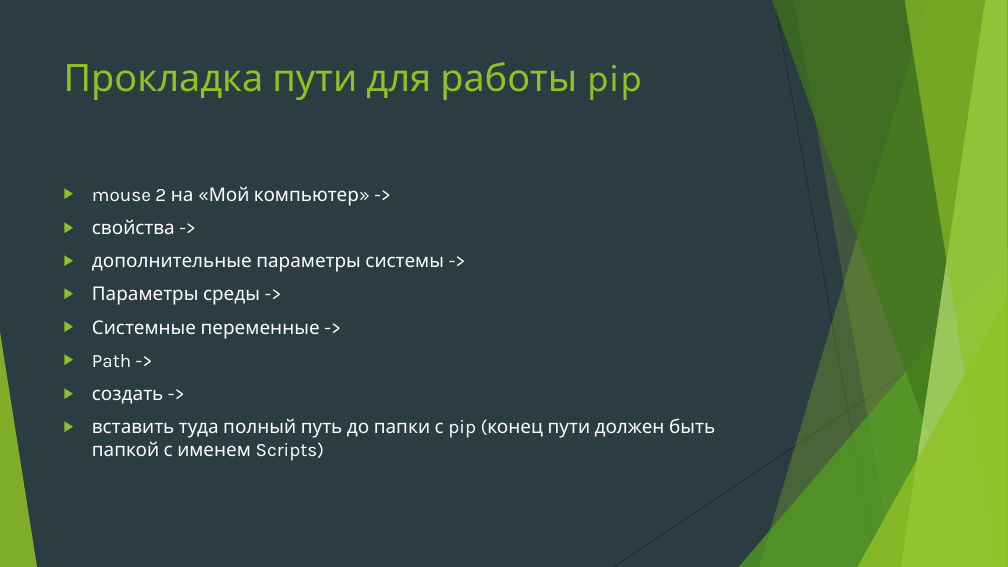
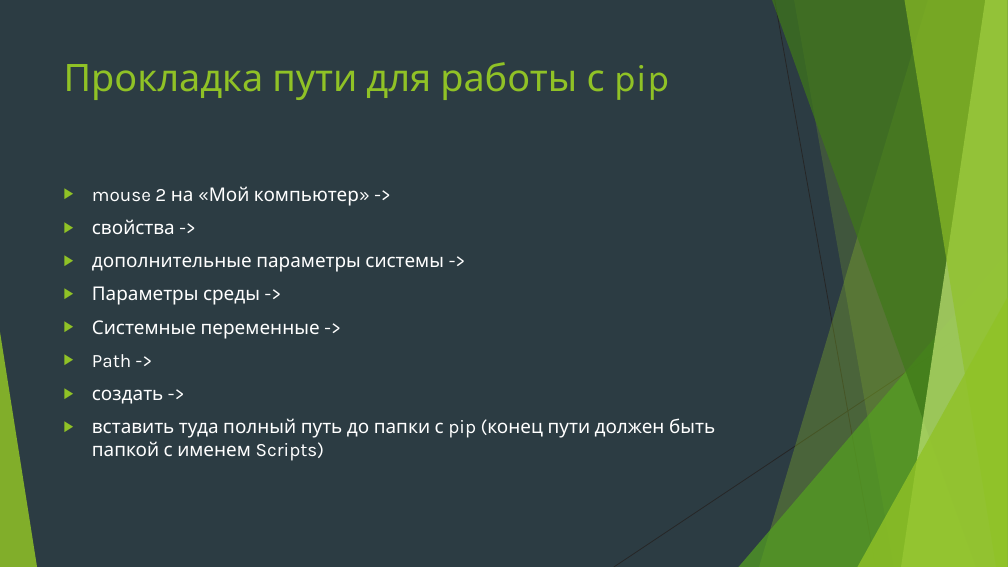
Before and after one commit to Yegor9151/for_corund, a slide deck: slide 11 of course_project_for_korund/ver 1.1/уроки/урок 7.pptx. Drawn at 1008x567 pixels with LibreOffice and Linux fonts; fonts in the diff are those of the drawing. Boxes give left, top, right and bottom in pixels: in the first picture for what was removed or moved away, otherwise in the second. Text is boxed around its words. In the diff, an @@ line names an element or a change of style, - is before the commit and + after.

```diff
--- a/course_project_for_korund/ver 1.1/уроки/урок 7.pptx
+++ b/course_project_for_korund/ver 1.1/уроки/урок 7.pptx
@@ title at [64,62,669,100]: text changed @@
-Прокладка пути для работы pip
+Прокладка пути для работы с pip
```
Also in this commit, not shown: 4 other slides changed, 2 slides added.
